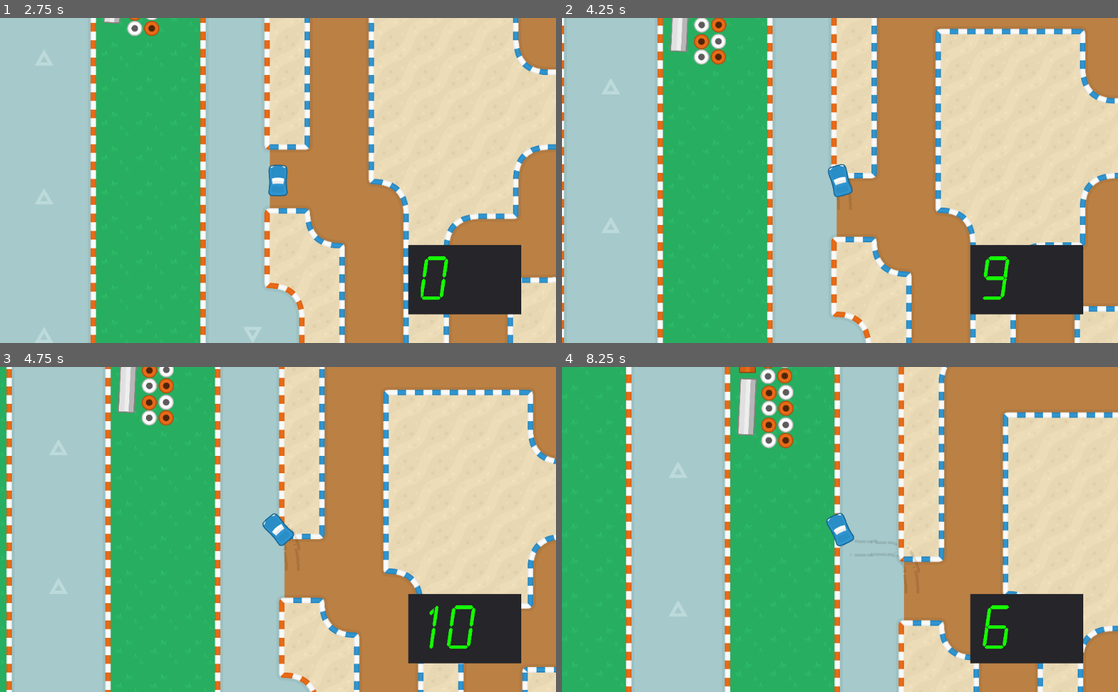
Above: before the commit, frames 1-4 (two rows, left to right).
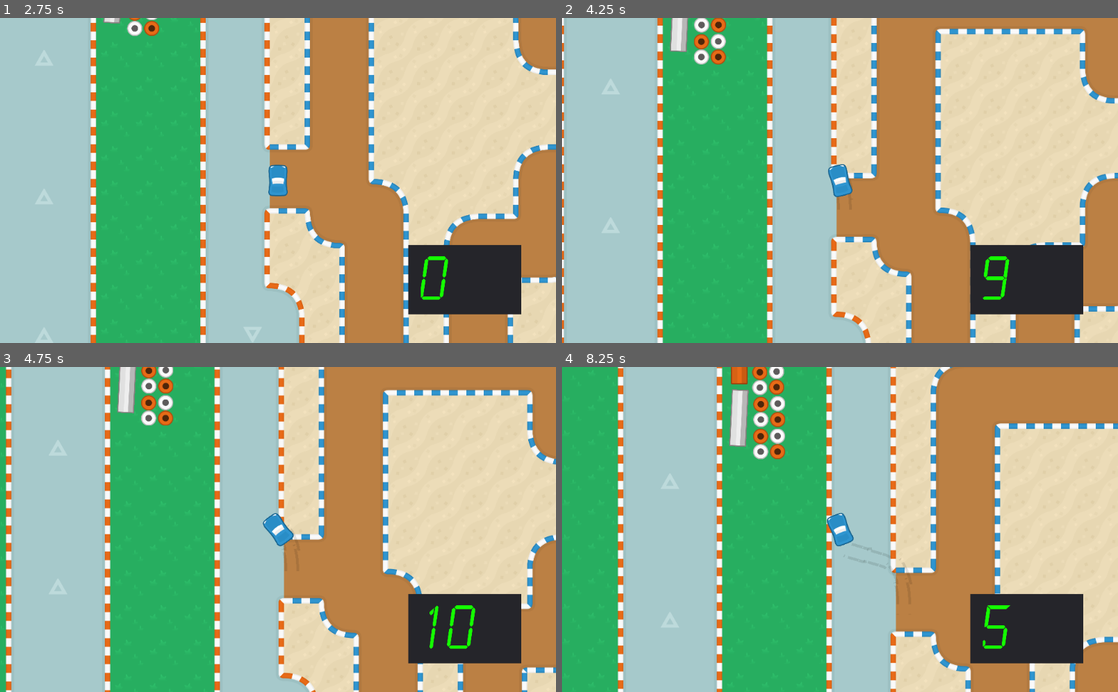
Above: after the commit, the same moments.

Repository: realtradam/optimal-direction
Game: Godot game, scene res://World.tscn
Two runs of this game, one before a commit and one after it. Both use one fixed random seed, a clock stepped at 60 frames per second and the inputs below.
Inputs:
- Up to frame 1 (2.75 s): tap Enter at 0.5, 2 s; hold D (steer_right) 0.53-1.28 s; hold Shift (grip) 0.53-1.28 s; tap Space (brake) at 1.25 s; hold Space (brake) 1.28-2.03 s; tap Shift (grip) at 1.35 s; hold D (steer_right) from 2.03 s (still down); hold Shift (grip) from 2.03 s (still down)
- Up to frame 2 (4.25 s): tap Space (brake) at 2.75 s; release D (steer_right) at 2.78 s; release Shift (grip) at 2.78 s; hold W (forward) 2.78-3.53 s; tap Shift (grip) at 2.85 s; hold A (steer_left) from 3.53 s (still down); hold Shift (grip) from 3.53 s (still down)
- Up to frame 3 (4.75 s): keep holding A (steer_left); release Shift (grip) at 4.28 s; tap Shift (grip) at 4.35 s
- Up to frame 4 (8.25 s): release A (steer_left) at 5.03 s; hold Space (brake) 5.03-5.78 s; hold Shift (grip) 5.03-5.78 s; hold D (steer_right) 5.78-6.53 s; tap Shift (grip) at 5.85, 7.35 s; hold W (forward) 6.53-7.28 s; hold Shift (grip) 6.53-7.28 s; hold D (steer_right) 7.28-8.03 s; hold Space (brake) from 8.03 s (still down); hold Shift (grip) from 8.03 s (still down)

Frame 1 is identical in both runs. In frame 2, 0.4% of the frame differs, in the area x 0-100%, y 0-100%; in frame 3, 3.2%; in frame 4, 18%, in the area x 10-100%, y 0-100%.

Commit message:
Removed a lot of useless or commented out code

Diff:
--- a/Racing-Game/4WheelCar/BackWheel.gd
+++ b/Racing-Game/4WheelCar/BackWheel.gd
@@ -1,48 +1,34 @@
-extends RigidBody2D
+extends "res://4WheelCar/Wheel.gd"
 
 #Accelerating
 var hp = 4.0
 var acceleration = 5
-var isForward = true
-
-var velocity
-
-var isSkid = false;
-
-var elapsed = 0
 
 var gripDelay = 0
-var carAngle
-var carVector
-var velVector
 
 func _ready():
 	pass
 
 func _process(delta):
+	#Variable Setup
+	#---null_slide vars
+	nullStrength = 0
 	carAngle = get_node("../../../CarBody").get_transform().get_rotation()
-	carVector = Vector2(cos(carAngle + PI/2),sin(carAngle + PI/2))
 	velVector = get_node("../../../CarBody").get_linear_velocity()
 	velocity = measure_velocity()
-	isForward = is_forward()
+	#---
 	set_rotation(carAngle)
-
-#	gripDelay = has_grip(0.4,delta)
 
 	isSkid = Input.is_action_pressed("grip")
 
 	if Input.is_action_pressed("grip") || Input.is_action_pressed("brake"):
-		null_slide(max(5,velocity/7),delta)
+		nullStrength += max(5,velocity/7)
 	else:
-		null_slide(1,delta)
+		nullStrength += 1
+
 	#Braking
-	if Input.is_action_pressed("brake"):
-		if velocity > 20:
-			linear_damp = 2
-		else:
-			linear_damp = 5
-	else:
-		linear_damp = 0.01
+	setBrake(0)
+	null_slide(nullStrength, delta)
 
 
 	if Input.is_action_pressed("forward"):
@@ -56,46 +42,9 @@
 		else:
 			pass
 
-#Core physics, stops sliding sideways and make car roll forwards
-func null_slide(var strength, var delta):
-	#strength is how strong you would like the nullify to be
-	#higher is less sliding/drifting
-	var movementUnitVector = get_linear_velocity().normalized()#the direction of the velocity
-	var directionAngle = carAngle + (PI/2.0)#the angle the car is facing(relative to the world)
-	var directionUnitVector = Vector2(cos(directionAngle),sin(directionAngle)).normalized()#the direction the car is facing
-	var nullify = directionUnitVector * movementUnitVector.dot(directionUnitVector)
-	var wheelSlip = (-(movementUnitVector - nullify))*strength
-	apply_central_impulse(wheelSlip*delta*5000)
-
-#func has_grip(var tractionDelay, var delta):
-#	var movementUnitVector = get_linear_velocity().normalized()#the direction of the velocity
-#	var directionAngle = carAngle#the angle the car is facing(relative to the world)
-#	var directionUnitVector = Vector2(cos(directionAngle),sin(directionAngle)).normalized()#the direction the car is facing
-#	if velocity > 10:
-#		if Input.is_action_pressed("grip"):##if pressing shift
-#			gripDelay = tractionDelay
-#		elif (gripDelay <= 0 && abs(movementUnitVector.dot(directionUnitVector)) > 0.4):#if not drifting but past steering point
-#			gripDelay = tractionDelay
-#		elif gripDelay > 0 && abs(movementUnitVector.dot(directionUnitVector)) > 0.3:#if drifting and past steering point
-#			gripDelay = tractionDelay
-#		elif gripDelay > 0:#if at recovery point and drifting
-#			gripDelay -= delta
-#	else:
-#		gripDelay = 0
-#	return gripDelay
-
 func measure_velocity():
 	return sqrt(get_linear_velocity().dot(get_linear_velocity()))/12
 
-#determines if the car is driving forward, or backward
-func is_forward():
-	carVector = Vector2(cos(carAngle + PI/2),sin(carAngle + PI/2))
-	if velVector == Vector2(0,0) || carVector == Vector2(0,0):
-		return true
-	if velVector.dot(carVector) <= 0:
-		return true
-	else:
-		return false
 
 func gear(var rpm, var maxPower, var topSpeed):
 	return max(-pow((rpm/((1000/topSpeed)/sqrt(maxPower)))-sqrt(maxPower),2)+(maxPower+1),0)
--- a/Racing-Game/4WheelCar/CarBody.gd
+++ b/Racing-Game/4WheelCar/CarBody.gd
@@ -1,6 +1,5 @@
 extends RigidBody2D
 
-var angular = 0
 var isSkidding = 0
 var cameraNode
 var speedometerNode
@@ -9,28 +8,19 @@
 var directionUnitVector
 
 func _ready():
+	angular_damp = 5
 	pass
 
 func _process(_delta):
 	directionAngle = get_transform().get_rotation() + (PI/2.0)#the angle the car is facing(relative to the world)
 	directionUnitVector = Vector2(cos(directionAngle),sin(directionAngle))#the direction the car is facing
 	linear_damp = 0.01 #Sets forward momentum dampening
-	angular = 5 #Sets the base angular momentum dampening
 
 	#HUD Stuff:
 	cameraNode = get_node("/root/World/Camera2D")
 	speedometerNode = get_node("/root/World/Camera2D/Panel/Speedometer")
 	cameraNode.set_position(get_global_transform().get_origin())
 	speedometerNode.updateSpeed(floor(measure_velocity()))
-
-	#Steering strength at different speeds, should probably look at this and remove it(move to wheels)
-	#See issue #8
-	if measure_velocity() < 30:
-		angular_damp = angular*0.2
-	elif measure_velocity() < 85:
-		angular_damp = angular*0.4
-	else:
-		angular_damp = angular*1
 
 #Total speed of the car
 func measure_velocity():
--- a/Racing-Game/4WheelCar/FrontWheel.gd
+++ b/Racing-Game/4WheelCar/FrontWheel.gd
@@ -1,16 +1,6 @@
-extends RigidBody2D
-
-var velocity #How fast car is moving
-var velVector #What direction the car is moving
-var velUnitVector #Direction vector, but in a single unit(no magnitude)
-var velAngle #The angle of the velocity(relative to world)
-var carAngle #The angle to car is facing(relative to world)
-
-#Skidmarks on floor
-onready var skidObj = preload("res://4WheelCar/Skid/Skidmark.tscn")
+extends "res://4WheelCar/Wheel.gd"
 
 #Reduces steering strength when braking
-var steerDampBase = 1
 var steerDamp = 1
 
 #Steering Curve Vars
@@ -20,117 +10,41 @@
 var steerLimit = 73
 var steerMinimum = 1
 
-var gripDelay = 0
-
-var wheelSlip = Vector2(0,0)
-var isSkid = false #this one is used when user presses shift. Initially called in this function
-var isSkidOverride = false #this one is used when driving over sand, initially called in carbody
-
-signal slip
-signal end
-var elapsed = 0
-
-var isForward = true
-
 # Called when the node enters the scene tree for the first time.
 func _ready():
 	pass
 
 # Called every frame. 'delta' is the elapsed time since the previous frame.
 func _process(delta):
-	#Variable Setup
-	#---
+	#Variable Update
+	#---null_slide vars
+	nullStrength = 0
 	velocity = measure_velocity()
 	velVector = get_node("../../../CarBody").get_linear_velocity()
-	velUnitVector = velVector.normalized()
+	carAngle = get_node("../../../CarBody").get_transform().get_rotation()
+	#---Steering Vars
 	velAngle = atan2(velVector.y,velVector.x)
-	carAngle = get_node("../../../CarBody").get_transform().get_rotation()
 	isForward = is_forward()
 	#---
 	set_rotation(carAngle)
-#	gripDelay = has_grip(0.4,delta)
-	isSlip(delta)
 
-	if(!isSkidOverride):
-		isSkid = Input.is_action_pressed("grip")
+	isSkid = Input.is_action_pressed("grip")
 
 	#Determines if drifting
 	if Input.is_action_pressed("grip") || Input.is_action_pressed("brake"):
-		null_slide(max(5,velocity/7),delta)
+		nullStrength += max(5,velocity/7)
 	else:
-		null_slide(1,delta)
+		nullStrength += 1
 
 	#Braking
-	if Input.is_action_pressed("brake"):
-		if velocity > 20:
-			linear_damp = 3
-			steerDamp = 0.7
-		else:
-			linear_damp = 6
-			steerDamp = 0.4
-	else:
-		linear_damp = 0.01
-		steerDamp = 1
+	setBrake(0)
+	null_slide(nullStrength,delta)
 
 	#Steering
 	if Input.is_action_pressed("steer_left"):
 		apply_central_impulse(steerDamp*Vector2(0,steer_curve(steerSplitA, steerSplitB, steerHeight, steerLimit,steerMinimum)).rotated(steer_angle())*delta*5000)
 	if Input.is_action_pressed("steer_right"):
 		apply_central_impulse(steerDamp*Vector2(0,-steer_curve(steerSplitA, steerSplitB, steerHeight, steerLimit,steerMinimum)).rotated(steer_angle())*delta*5000)
-
-
-
-
-func null_slide(var strength, var delta):
-	#strength is how strong you would like the nullify to be
-	#higher is less sliding/drifting
-	var movementUnitVector = get_linear_velocity().normalized()#the direction of the velocity
-	var directionAngle = carAngle + (PI/2.0)#the angle the car is facing(relative to the world)
-	var directionUnitVector = Vector2(cos(directionAngle),sin(directionAngle)).normalized()#the direction the car is facing
-	var nullify = directionUnitVector * movementUnitVector.dot(directionUnitVector)
-	wheelSlip = (-(movementUnitVector - nullify))*strength
-	apply_central_impulse(wheelSlip*delta*5000)
-
-#func has_grip(var tractionDelay, var delta):
-#	var movementUnitVector = get_linear_velocity().normalized()#the direction of the velocity
-#	var directionAngle = carAngle#the angle the car is facing(relative to the world)
-#	var directionUnitVector = Vector2(cos(directionAngle),sin(directionAngle)).normalized()#the direction the car is facing
-#	if velocity > 10:
-#		if Input.is_action_pressed("grip"):##if pressing shift
-#			gripDelay = tractionDelay
-#		elif (gripDelay <= 0 && abs(movementUnitVector.dot(directionUnitVector)) > 0.4):#if not drifting but past steering point
-#			gripDelay = tractionDelay
-#		elif gripDelay > 0 && abs(movementUnitVector.dot(directionUnitVector)) > 0.3:#if drifting and past steering point
-#			gripDelay = tractionDelay
-#		elif gripDelay > 0:#if at recovery point and drifting
-#			gripDelay -= delta
-#	else:
-#		gripDelay = 0
-#	return gripDelay
-
-#Determines if skidmarks should be creted, or stopped
-func isSlip(time):
-	if (wheelSlip.length() > 0.6):
-		if(elapsed/4 > time):
-			emit_signal("end")
-			elapsed = 0
-		else:
-			emit_signal("slip")
-	else:
-		elapsed += time
-
-func measure_velocity():
-		return floor(sqrt(get_linear_velocity().dot(get_linear_velocity()))/12)
-
-#determines if the car is driving forward, or backward
-func is_forward():
-	var carVector = Vector2(cos(carAngle + PI/2),sin(carAngle + PI/2))
-	if velVector == Vector2(0,0) || carVector == Vector2(0,0):
-		return true
-	if velVector.dot(carVector) <= 0:
-		return true
-	else:
-		return false
 
 #returns the angle the car is facing, relative to the direction it is moving
 func steer_angle():
@@ -159,3 +73,12 @@
 		return height
 	else:
 		return max((-pow((velocity/(splitA/sqrt(height)))-sqrt(height),2)+height)*abs(cos(abs(velAngle-carAngle)+PI/2)),0)
+
+func is_forward():
+	var carVector = Vector2(cos(carAngle + PI/2),sin(carAngle + PI/2))
+	if velVector == Vector2(0,0) || carVector == Vector2(0,0):
+		return true
+	if velVector.dot(carVector) <= 0:
+		return true
+	else:
+		return false
--- a/Racing-Game/4WheelCar/Skid/SkidController.gd
+++ b/Racing-Game/4WheelCar/Skid/SkidController.gd
@@ -17,13 +17,11 @@
 
 # Called every frame. 'delta' is the elapsed time since the previous frame.
 func _process(_delta):
-
 	if(skidSwitch && get_parent().isSkid):#if controller believes car is skidding and the wheel is skidding
 		#ignore the status and let the skid keep drawing
 		pass
 	elif(!skidSwitch && get_parent().isSkid):#controller doesnt skid, but wheel is supposed to be skidding
 		# create new skidding child, and set skid to true
-
 		skidSwitch = true
 		skidFile = load("res://4WheelCar/Skid/Skidmark.tscn")
 		skidRecent = skidFile.instance()
--- /dev/null
+++ b/Racing-Game/4WheelCar/Wheel.gd
@@ -0,0 +1,54 @@
+extends RigidBody2D
+
+var velocity #How fast car is moving
+var velVector #What direction the car is moving
+var velUnitVector #Direction vector, but in a single unit(no magnitude)
+var velAngle #The angle of the velocity(relative to world)
+var carAngle #The angle to car is facing(relative to world)
+var nullStrength #sums up all sources of null to here
+var isSkid = false #this one is used when user presses shift. Initially called in this function
+
+#Skidmarks on floor
+
+#var gripDelay = 0
+
+var wheelSlip = Vector2(0,0)
+
+var isForward = true
+
+# Called when the node enters the scene tree for the first time.
+func _ready():
+	pass
+
+# Called every frame. 'delta' is the elapsed time since the previous frame.
+func _process(_delta):
+	pass
+
+
+
+
+
+func null_slide(var strength, var delta):
+	#strength is how strong you would like the nullify to be
+	#higher is less sliding/drifting
+	var movementUnitVector = get_linear_velocity().normalized()#the direction of the velocity
+	var directionAngle = carAngle + (PI/2.0)#the angle the car is facing(relative to the world)
+	var directionUnitVector = Vector2(cos(directionAngle),sin(directionAngle)).normalized()#the direction the car is facing
+	var nullify = directionUnitVector * movementUnitVector.dot(directionUnitVector)
+	wheelSlip = (-(movementUnitVector - nullify))*strength
+	apply_central_impulse(wheelSlip*delta*5000)
+
+#checks if the car is braking, and applies brake physics
+func setBrake(var strength):
+	#Braking
+	if Input.is_action_pressed("brake"):
+		if velocity > 20:
+			linear_damp = 3
+		else:
+			linear_damp = 6
+	else:
+		linear_damp = 0.01
+
+
+func measure_velocity():
+		return floor(sqrt(get_linear_velocity().dot(get_linear_velocity()))/12)
--- a/Racing-Game/World.tscn
+++ b/Racing-Game/World.tscn
@@ -74,7 +74,7 @@
 
 [node name="Wall27" type="StaticBody2D" parent=" Obstacles/SolidOuterWalls"]
 modulate = Color( 0, 0, 0, 1 )
-position = Vector2( -1984, 362 )
+position = Vector2( -1961.79, 360.149 )
 __meta__ = {
 "_edit_group_": true
 }
@@ -93,7 +93,7 @@
 
 [node name="Wall28" type="StaticBody2D" parent=" Obstacles/SolidOuterWalls"]
 modulate = Color( 0, 0, 0, 1 )
-position = Vector2( 3168, 677 )
+position = Vector2( 3169.67, 393.07 )
 __meta__ = {
 "_edit_group_": true
 }
@@ -131,7 +131,7 @@
 
 [node name="Wall30" type="StaticBody2D" parent=" Obstacles/SolidOuterWalls"]
 modulate = Color( 0, 0, 0, 1 )
-position = Vector2( 544, 2848 )
+position = Vector2( 544, 2802.58 )
 __meta__ = {
 "_edit_group_": true
 }
Not shown: 2 places in Racing-Game/World.tscn that only renumber resources
